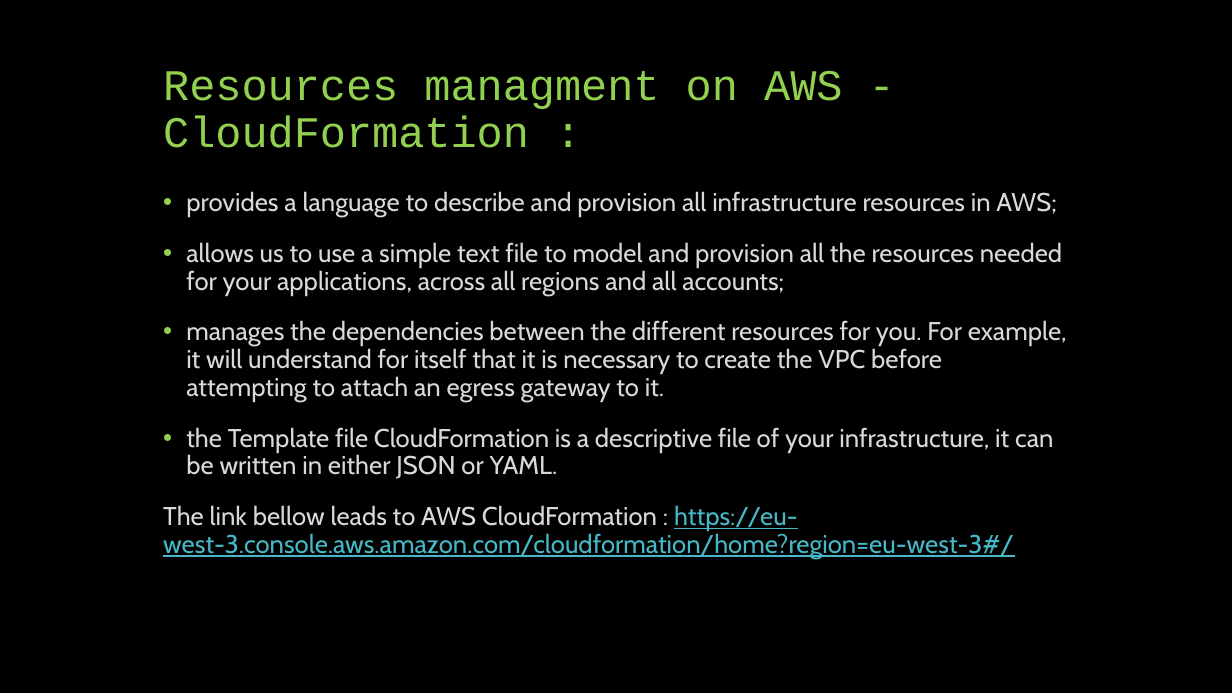
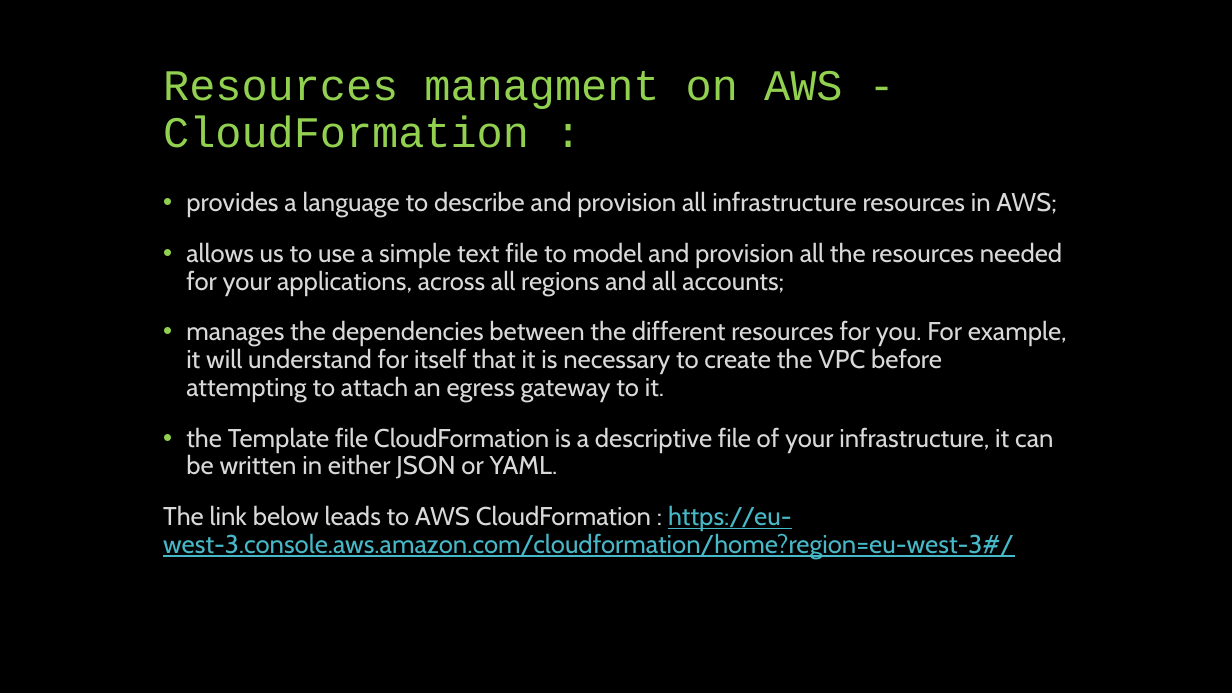
Before and after one commit to derrickrose/big-data-aws-demo, a slide deck: slide 7 of files/big-data-on-aws-presented-by-frils.pptx. Drawn at 1232x693 pixels with LibreOffice and Linux fonts; fonts in the diff are those of the drawing. Boxes give left, top, right and bottom in pixels: in the first picture for what was removed or moved away, otherwise in the second. Text is boxed around its words. In the diff, an @@ line names an element or a change of style, - is before the commit and + after.

Commit message:
update slides

```diff
--- a/files/big-data-on-aws-presented-by-frils.pptx
+++ b/files/big-data-on-aws-presented-by-frils.pptx
@@ text at (163,505,1014,559): text changed @@
-The link bellow leads to AWS CloudFormation : https://eu-west-3.console.aws.amazon.com/cloudformation/home?region=eu-west-3#/
+The link below leads to AWS CloudFormation : https://eu-west-3.console.aws.amazon.com/cloudformation/home?region=eu-west-3#/
```
Also in this commit, not shown: 5 other slides changed, 1 other file.
